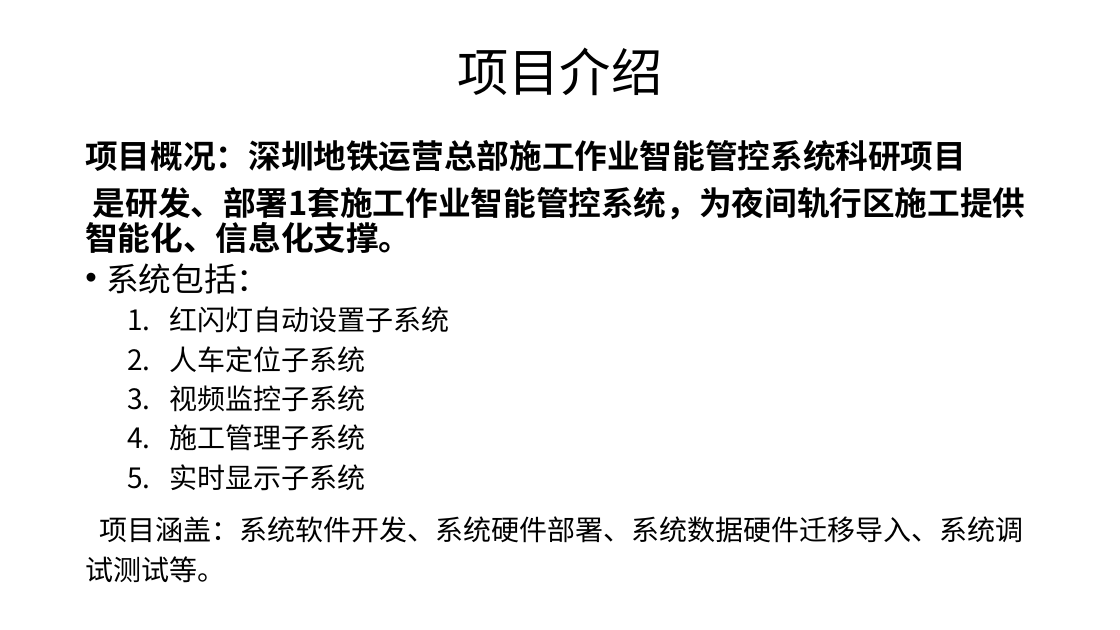
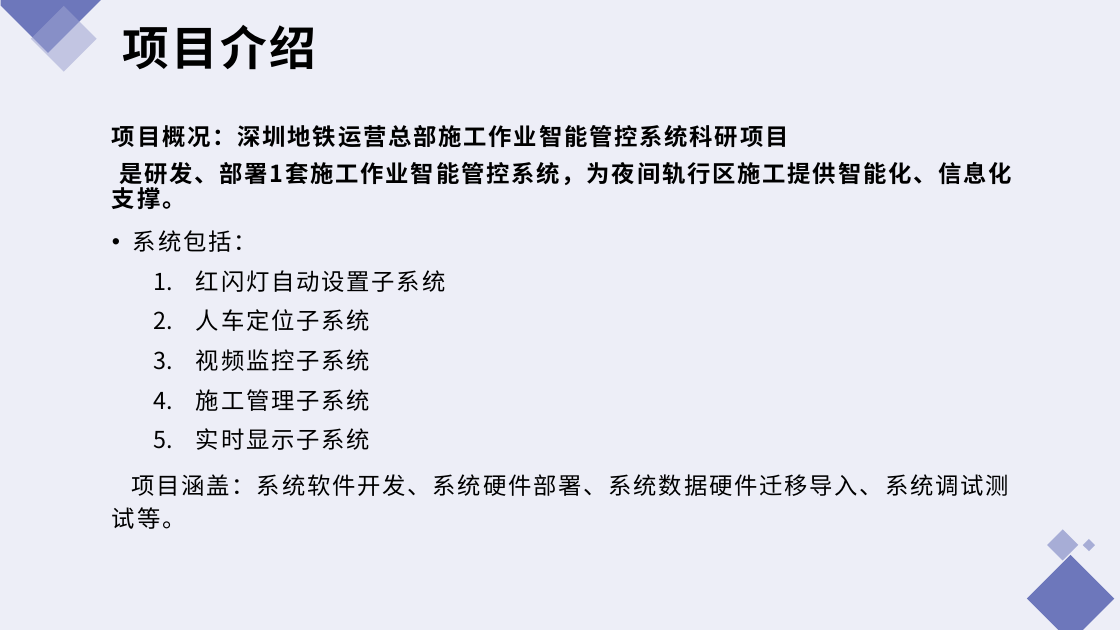
Before and after one commit to hanlibin1981/hlb, a slide deck: slide 3 of 深圳地铁智能施工管控项目总结报告.pptx (slide 2 before the commit). Drawn at 1120x630 pixels with LibreOffice and Linux fonts; fonts in the diff are those of the drawing. Boxes give left, top, right and bottom in pixels: in the first picture for what was removed or moved away, otherwise in the second. Text is boxed around its words. In the diff, an @@ line names an element or a change of style, - is before the commit and + after.

```diff
--- a/深圳地铁智能施工管控项目总结报告.pptx
+++ b/深圳地铁智能施工管控项目总结报告.pptx
@@ background #FFFFFF to #EDEEF7 @@
@@ group added at (0,0,1115,630): 3 rectangles, 2 freeform shapes @@
@@ title "项目介绍": place and size @@
-title "项目介绍" at (457,47,662,96)
+title "项目介绍" at (123,25,316,70)
@@ title "项目介绍" at (123,25,316,70): size 44 to 40 pt, font Calibri to Noto Sans CJK SC, letter spacing 0 to 2 pt, bold on; alignment centre to left; line spacing 0.9 to 1; vertical alignment middle to top @@
@@ text "项目概况：深圳地铁运营总部施工作业智能管控系统科研项目": place and size @@
-text "项目概况：深圳地铁运营总部施工作业智能管控系统科研项目" at (85,140,1026,583)
+text "项目概况：深圳地铁运营总部施工作业智能管控系统科研项目" at (112,125,1012,529)
@@ text "项目概况：深圳地铁运营总部施工作业智能管控系统科研项目" at (112,125,1012,529): size 28 to 20 pt in "项目概况：深圳地铁运营总部施工作业智能管控系统科研项目", "是研发、部署1套施工作业智能管控系统，为夜间轨行区施工提供智能化、信息化支撑。", "系统包括："; letter spacing 0 to 1.5 pt; size 24 to 20 pt in "红闪灯自动设置子系统", "人车定位子系统", "视频监控子系统", "施工管理子系统" and 2 more places; line spacing 0.7 to 1.1; more space between paragraphs @@
```
Also in this commit, not shown: 9 other slides changed, 1 slide added.
